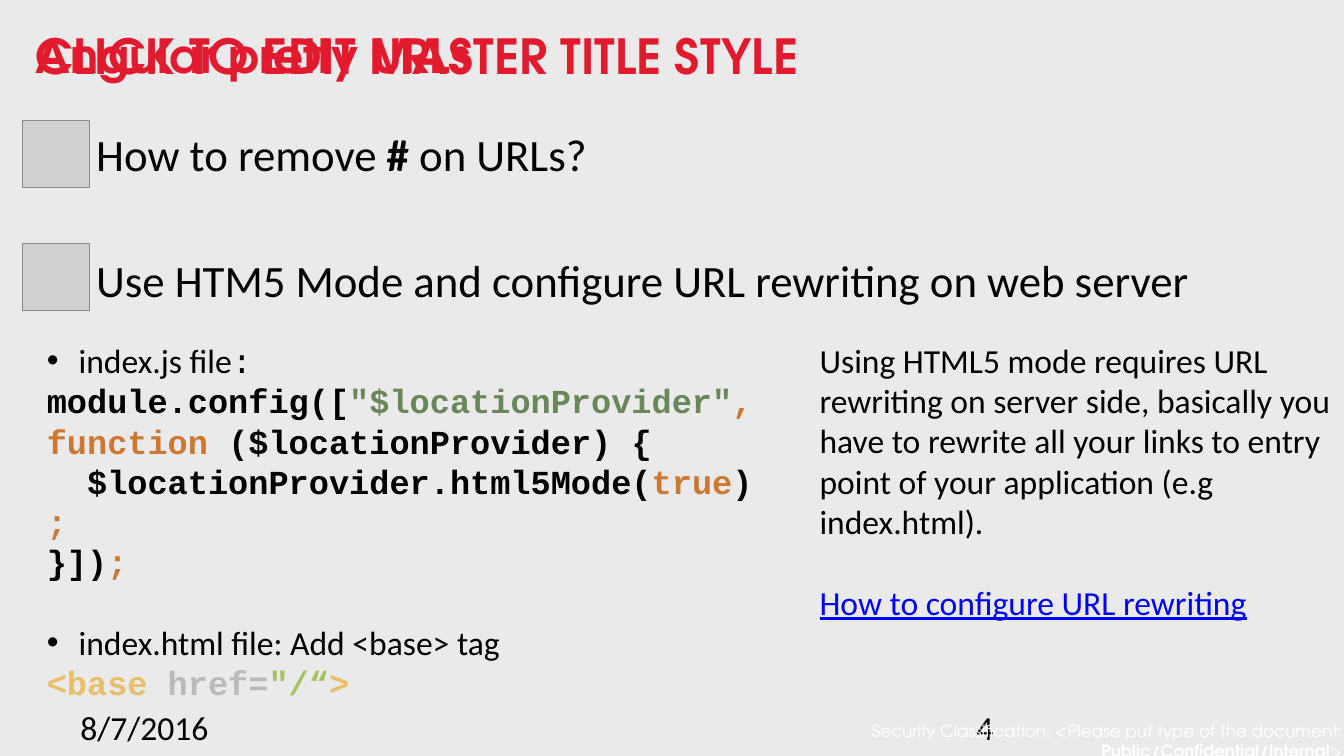
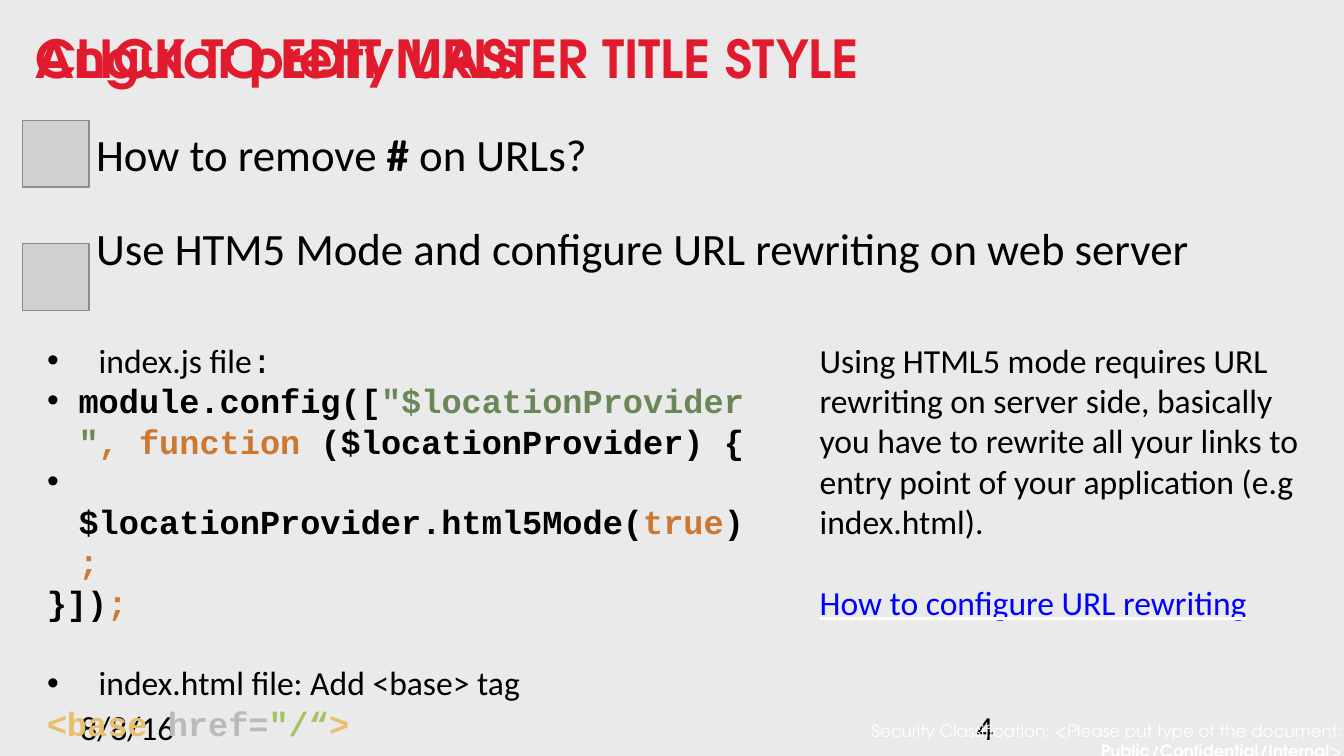
Before and after one commit to nnsan/angular_best_practice, a slide deck: slide 4 of Angular best practice.pptx. Drawn at 1344x756 pixels with LibreOffice and Linux fonts; fonts in the diff are those of the drawing; grey boxes stand for pictures; background and template pictures are left out. Boxes give left, top, right and bottom in pixels: in the first picture for what was removed or moved away, otherwise in the second. Text is boxed around its words. In the diff, an @@ line names an element or a change of style, - is before the commit and + after.

```diff
--- a/Angular best practice.pptx
+++ b/Angular best practice.pptx
@@ text "CLICK TO EDIT MASTER TITLE ..." at [36,38,858,90]: size 25.9 to 28 pt @@
@@ text "Angular pretty URLs" at [36,38,519,90]: size 25.2 to 28 pt @@
@@ text "How to remove # on ..." at [96,140,1188,273]: indent changed; less space between paragraphs @@
@@ text at [99,349,520,701]: indent changed @@
@@ text "Using HTML5 mode requires URL ..." rewrapped from [820,349,1330,621] to [820,349,1298,621] @@
@@ text at [79,389,744,541]: text changed @@
-module.config(["$locationProvider", function ($locationProvider) {
-$locationProvider.html5Mode(true);
-}]);
+• module.config(["$locationProvider", function ($locationProvider) {
+• $locationProvider.html5Mode(true);
+}]);
@@ text at [80,713,174,742]: text changed @@
-8/7/2016
+8/8/16
```
Also in this commit, not shown: 19 other slides changed, 1 other file.
